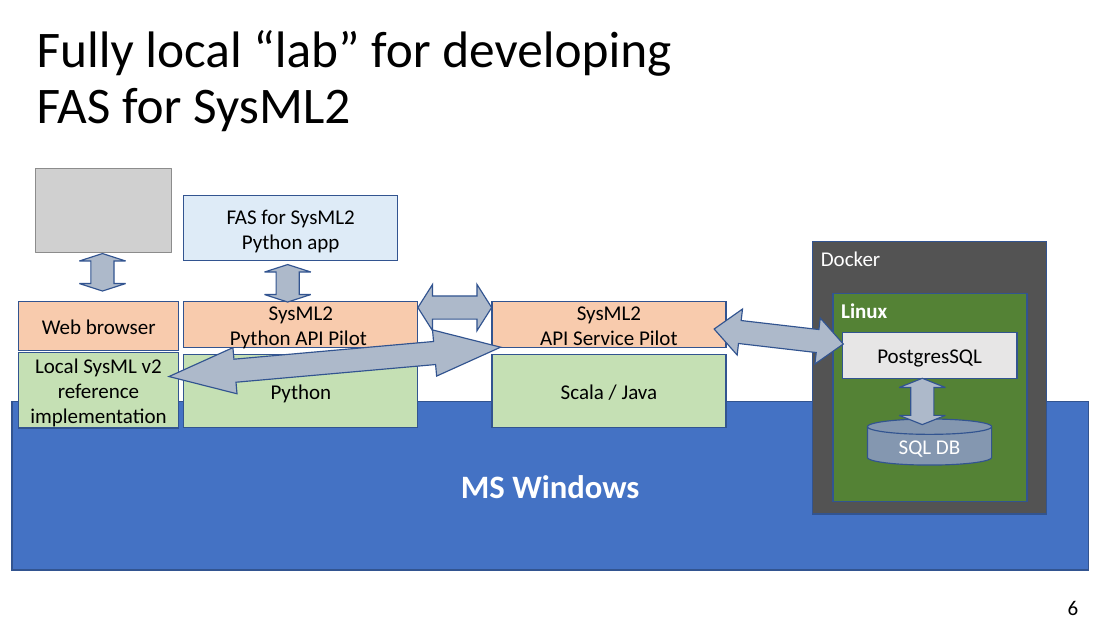
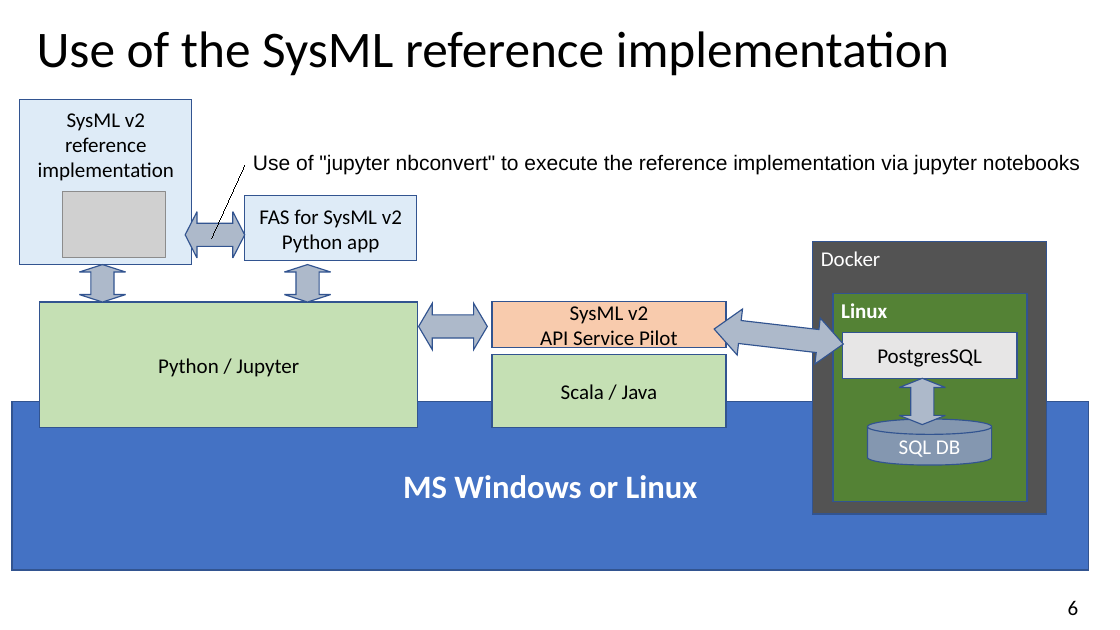
Before and after one commit to GfSE/fas4sysmlv2, a slide deck: slide 6 of doc/tech-docs/sysmlv2-pilot/fas4sysmlv2.odp. Drawn at 1120x630 pixels with LibreOffice and Linux fonts; fonts in the diff are those of the drawing; grey boxes stand for pictures. Boxes give left, top, right and bottom in pixels: in the first picture for what was removed or moved away, otherwise in the second. Text is boxed around its words. In the diff, an @@ line names an element or a change of style, - is before the commit and + after.

```diff
--- a/doc/tech-docs/sysmlv2-pilot/fas4sysmlv2.odp
+++ b/doc/tech-docs/sysmlv2-pilot/fas4sysmlv2.odp
@@ title at <box>37,31,949,76</box>: text changed @@
-Fully local “lab” for developing
-FAS for SysML2
+Use of the SysML reference implementation
@@ rectangle "SysML v2": place and size @@
-rectangle "SysML v2" at <box>18,352,178,428</box>
+rectangle "SysML v2" at <box>20,99,192,265</box>
@@ rectangle "SysML v2" at <box>20,99,192,265</box>: fill #C5E0B4 to #DEEBF7 @@
@@ text in rectangle at <box>38,113,174,181</box>: text changed @@
-Local SysML v2 reference implementation
+SysML v2
+reference implementation
@@ line added from (212, 238) to (245, 166), #000000 0 pt @@
@@ text added at <box>253,154,1080,175</box>, 18 pt, text #000000 @@
+Use of "jupyter nbconvert" to execute the reference implementation via jupyter notebooks
@@ picture: place and size @@
-picture at <box>36,169,172,253</box>
+picture at <box>62,192,165,258</box>
@@ rectangle "FAS for SysML v2": place and size @@
-rectangle "FAS for SysML v2" at <box>184,196,397,261</box>
+rectangle "FAS for SysML v2" at <box>245,196,417,261</box>
@@ text in rectangle at <box>259,209,402,228</box>: text changed @@
-FAS for SysML2
+FAS for SysML v2
@@ up down arrow added at <box>185,212,245,258</box>, fill #ADB9CA, outline #325490 0.99 pt @@
@@ up down arrow: place and size @@
-up down arrow at <box>79,254,125,292</box>
+up down arrow at <box>79,265,125,302</box>
@@ up down arrow: place and size @@
-up down arrow at <box>265,265,311,302</box>
+up down arrow at <box>285,265,331,302</box>
@@ rectangle removed at <box>18,302,178,350</box> @@
-Web browser
@@ rectangle "Python / Jupyter": place and size @@
-rectangle "Python / Jupyter" at <box>184,355,418,429</box>
+rectangle "Python / Jupyter" at <box>39,302,418,429</box>
@@ up down arrow removed at <box>167,324,503,400</box> @@
@@ rectangle removed at <box>184,302,418,348</box> @@
-SysML2
-Python API Pilot
@@ up down arrow: place and size @@
-up down arrow at <box>418,284,492,331</box>
+up down arrow at <box>419,304,488,350</box>
@@ up down arrow at <box>419,304,488,350</box>: proportions changed @@
@@ text in rectangle at <box>570,306,648,324</box>: text changed @@
-SysML2
+SysML v2
@@ text in rectangle at <box>158,358,299,377</box>: text changed @@
-Python
+Python / Jupyter
@@ text in rectangle at <box>403,475,698,498</box>: text changed @@
-MS Windows
+MS Windows or Linux
```
Also in this commit, not shown: 5 other slides changed, 1 other file.
